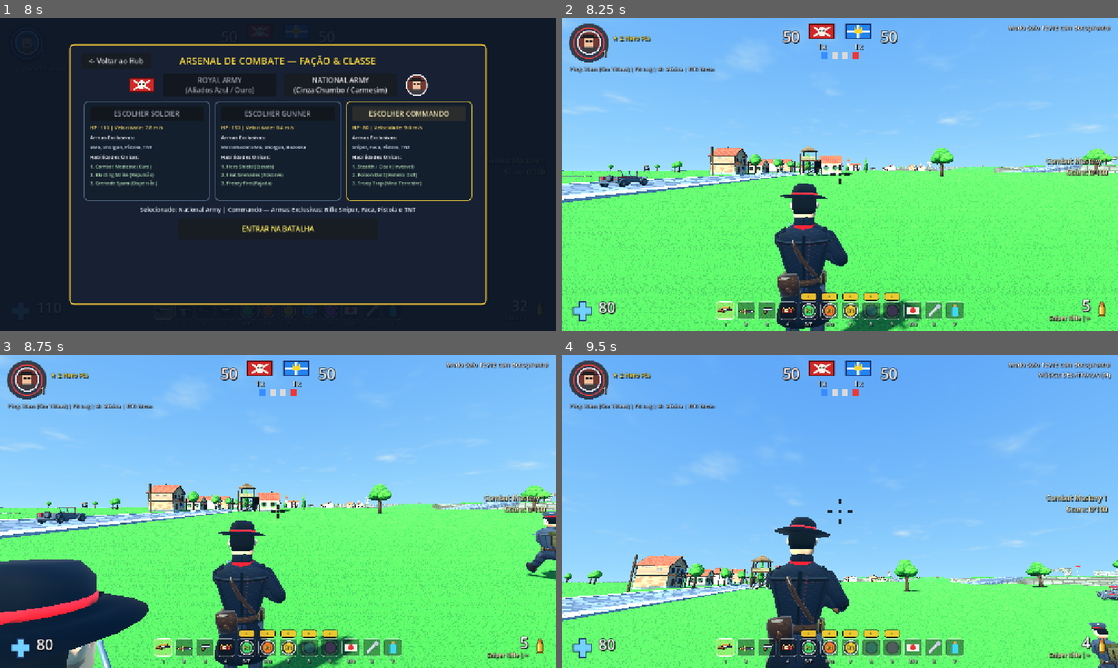
Above: before the commit, frames 1-4 (two rows, left to right).
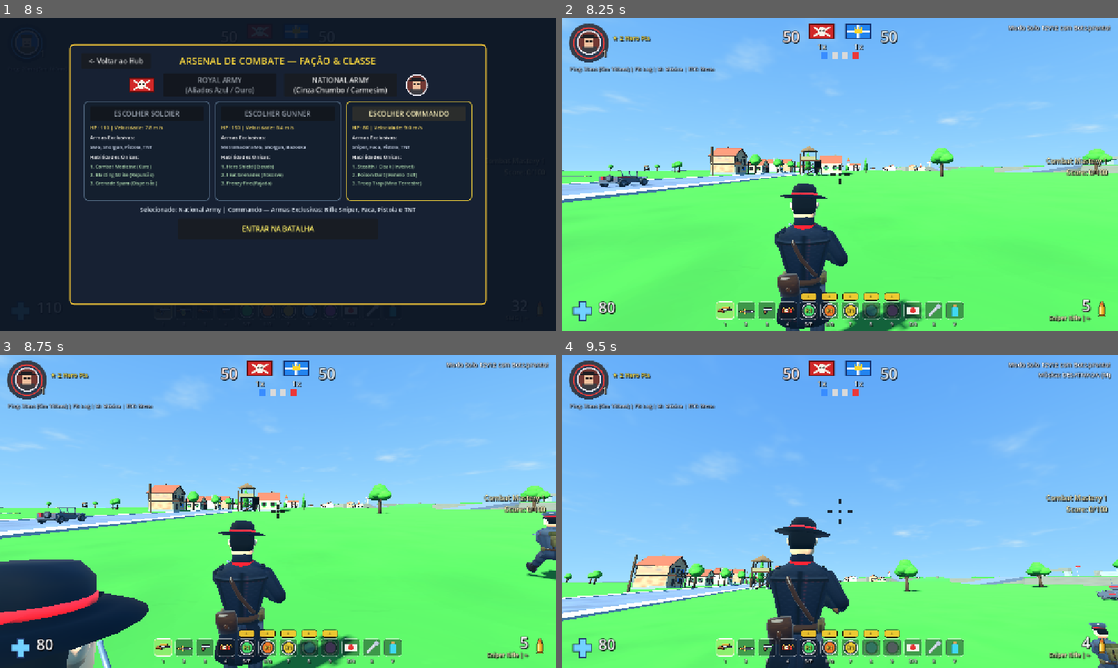
Above: after the commit, the same moments.

Repository: Betololo/WarChampions
Game: Godot game, scene res://scenes/main.tscn
Same seed, same stepped clock (60 frames per second), same inputs: the game is played once before the commit and once after it.
Inputs (mouse positions are in pixels of both pictures, inside the frame that each line leads up to):
- Up to frame 1 (8 s): click "Servidor VPS" at 0.5 s; click "Arsenal & Classes" at 1.25 s; click "<- Voltar ao Hub" at 2 s; click "Simulador de Lag: OFF (0ms)" at 2.75 s; click "Arsenal & Classes" at 3.5 s; click "ROYAL ARMY (Aliados Azul / Ou…" at 4.25 s; click "NATIONAL ARMY (Cinza Chumbo /…" at 5 s; click "ESCOLHER SOLDIER" at 5.75 s; click "ESCOLHER GUNNER" at 6.5 s; click "ESCOLHER COMMANDO" at 7.25 s
- Up to frame 2 (8.25 s): click "ENTRAR NA BATALHA" at 8 s
- Up to frame 3 (8.75 s): no input
- Up to frame 4 (9.5 s): tap Enter at 8.75 s; move the mouse to (867, 511) at 8.77 s; hold W from 8.78 s (still down); tap M at 8.85 s; click (867, 511) at 8.92 s; tap Space at 9.02, 9.32 s

Frame 1 is identical in both runs. In frame 2, 5.2% of the frame differs, in the area x 0-100%, y 41-100%; in frame 3, 4.5%; in frame 4, 2.9%.

Commit message:
fix(vehicles,map,weapons): restore jeep/plane takeoff & handling, macro grass mipmaps, and 1st-shot/crouch precision

Diff:
--- a/entities/characters/hero_character.gd
+++ b/entities/characters/hero_character.gd
@@ -1427,6 +1427,12 @@
 			_body_collision.disabled = (current_vehicle_id >= 0)
 		if hero_camera != null:
 			hero_camera.set_vehicle_mode(current_vehicle_id >= 0)
+			if current_vehicle_id >= 0 and current_seat_index == 0 and is_inside_tree():
+				for v_node in get_tree().get_nodes_in_group("vehicles"):
+					if v_node is VehicleBase and v_node.id == current_vehicle_id and v_node.is_aircraft():
+						hero_camera.yaw = v_node.global_rotation.y
+						hero_camera.pitch = maxf(hero_camera.pitch, 0.06)
+						break
 		if current_vehicle_id < 0 and visual_root != null:
 			visual_root.rotation.x = 0.0
 			visual_root.rotation.z = 0.0
--- a/entities/vehicles/vehicle_base.gd
+++ b/entities/vehicles/vehicle_base.gd
@@ -80,6 +80,11 @@
 	can_sleep = false
 	contact_monitor = true
 	max_contacts_reported = 4
+	if physics_material_override == null:
+		var phys_mat := PhysicsMaterial.new()
+		phys_mat.friction = 0.02
+		phys_mat.bounce = 0.0
+		physics_material_override = phys_mat
 	spawn_transform = global_transform
 
 	_visual_root = Node3D.new()
@@ -196,6 +201,11 @@
 			hero.current_seat_index = s.seat_index
 			hero.is_parachuting = false
 			hero.active_flags &= ~NetSerializer.SNAP_PARACHUTING
+			if is_aircraft() and s.seat_index == 0:
+				hero.aim_yaw = rotation.y
+				if hero.hero_camera != null:
+					hero.hero_camera.yaw = rotation.y
+					hero.hero_camera.pitch = maxf(hero.hero_camera.pitch, 0.06)
 			if hero._body_collision != null:
 				hero._body_collision.disabled = true
 			if hero.hero_camera != null:
@@ -411,17 +421,20 @@
 	var steer_factor: float = 1.0
 	var dir_sign: float = 1.0
 	if not is_tank:
-		if throttle < -0.1 and fwd_speed < -0.5:
+		if throttle < -0.1 and fwd_speed <= 0.1:
 			dir_sign = -1.0
-		steer_factor = clampf(maxf(absf(throttle), absf(fwd_speed) / 3.5), 0.45, 1.0)
+		if absf(throttle) > 0.05 or absf(fwd_speed) > 0.4:
+			steer_factor = clampf(maxf(absf(throttle) * 0.75, absf(fwd_speed) / 4.5), 0.35, 1.0)
+		else:
+			steer_factor = 0.0
 
 	var target_yaw_rate: float = steer * turn_rate * steer_factor * dir_sign
 	angular_velocity.y = lerpf(angular_velocity.y, target_yaw_rate, minf(1.0, 10.0 * delta))
-	angular_velocity.x = lerpf(angular_velocity.x, 0.0, minf(1.0, 10.0 * delta))
-	angular_velocity.z = lerpf(angular_velocity.z, 0.0, minf(1.0, 10.0 * delta))
-
-	rotation.x = lerpf(rotation.x, 0.0, minf(1.0, 6.0 * delta))
-	rotation.z = lerpf(rotation.z, 0.0, minf(1.0, 6.0 * delta))
+	angular_velocity.x = lerpf(angular_velocity.x, 0.0, minf(1.0, 14.0 * delta))
+	angular_velocity.z = lerpf(angular_velocity.z, 0.0, minf(1.0, 14.0 * delta))
+
+	rotation.x = lerpf(rotation.x, 0.0, minf(1.0, 10.0 * delta))
+	rotation.z = lerpf(rotation.z, 0.0, minf(1.0, 10.0 * delta))
 
 	if absf(throttle) > 0.05:
 		if throttle > 0.0:
@@ -499,12 +512,12 @@
 	var step_top_y: float = float(top_hit.get("position", Vector3.ZERO).y)
 	var step_h: float = step_top_y - global_position.y
 
-	# Require valid curb height and ensure vehicle is still below the step top (+0.04 margin)
-	if step_h < 0.06 or step_h > max_step or global_position.y >= step_top_y + 0.04:
+	# Ignore gentle sidewalks (< 0.16m) where wheel spheres already roll up cleanly; boost only taller curbs
+	if step_h < 0.16 or step_h > max_step or global_position.y >= step_top_y + 0.04:
 		return
 
 	# Bounded step lift proportional to step height
-	var target_vy: float = minf(2.8, sqrt(2.0 * 9.8 * step_h) + 0.65)
+	var target_vy: float = minf(2.2, sqrt(2.0 * 9.8 * step_h) + 0.35)
 	linear_velocity.y = maxf(linear_velocity.y, target_vy)
 	linear_velocity += drive_dir * 0.8
 
--- a/entities/vehicles/vehicle_jeep.gd
+++ b/entities/vehicles/vehicle_jeep.gd
@@ -2,11 +2,11 @@
 extends VehicleBase
 
 ## High-speed Recon Jeep: 1 Driver + 2 rear Passengers who fire weapons & skills freely, plus high-speed roadkill!
-const MAX_SPEED: float = 28.0
-const ACCEL: float = 42.0
-const STEER_RATE: float = 3.2
-const LATERAL_GRIP: float = 13.0
-const IDLE_DRAG: float = 4.0
+const MAX_SPEED: float = 27.0
+const ACCEL: float = 40.0
+const STEER_RATE: float = 2.25
+const LATERAL_GRIP: float = 14.0
+const IDLE_DRAG: float = 4.2
 
 
 func _setup_vehicle_stats_and_seats() -> void:
--- a/entities/vehicles/vehicle_plane.gd
+++ b/entities/vehicles/vehicle_plane.gd
@@ -22,13 +22,22 @@
 
 
 func _build_vehicle_mesh() -> void:
-	# Slender lower fuselage collider (leaving open cockpit bay y > 0.98m unobstructed)
+	# Slender lower fuselage collider with elevated belly clearance so nose-up takeoff pitch never snags the tail
 	var col_fuse := CollisionShape3D.new()
 	var box_fuse := BoxShape3D.new()
-	box_fuse.size = Vector3(1.05, 0.72, 5.6)
+	box_fuse.size = Vector3(1.05, 0.58, 5.4)
 	col_fuse.shape = box_fuse
-	col_fuse.position = Vector3(0.0, 0.62, 0.0)
+	col_fuse.position = Vector3(0.0, 0.72, 0.0)
 	add_child(col_fuse)
+
+	# 3-point tricycle landing gear spheres for smooth low-drag runway roll & rotation
+	for gear_pos in [Vector3(0.0, 0.28, -1.65), Vector3(-0.85, 0.28, 0.35), Vector3(0.85, 0.28, 0.35)]:
+		var col_gear := CollisionShape3D.new()
+		var sph_gear := SphereShape3D.new()
+		sph_gear.radius = 0.28
+		col_gear.shape = sph_gear
+		col_gear.position = gear_pos
+		add_child(col_gear)
 
 	# Thin wings collider
 	var col_wings := CollisionShape3D.new()
@@ -53,19 +62,30 @@
 
 		var forward: Vector3 = -global_transform.basis.z.normalized()
 		var cur_speed: float = clampf(linear_velocity.length(), 0.0, MAX_FLIGHT_SPEED)
-		cur_speed = lerpf(cur_speed, target_speed, 2.2 * delta)
+		cur_speed = lerpf(cur_speed, target_speed, 2.6 * delta)
 
-		# Smoothly steer plane attitude toward pilot aim_yaw & aim_pitch
+		# Support both mouse aim pitch/yaw AND Space (climb) / Crouch (dive) / A-D (roll)
+		var climb_input: float = (0.34 if cmd.has_button(InputCmd.BTN_JUMP) else 0.0) - (0.30 if cmd.has_button(InputCmd.BTN_CROUCH) else 0.0)
 		var target_yaw: float = cmd.aim_yaw
-		var target_pitch: float = clampf(cmd.aim_pitch, -0.75, 0.75)
+		var target_pitch: float = clampf(cmd.aim_pitch + climb_input, -0.75, 0.75)
+
+		# Automatic aerodynamic liftoff once past takeoff speed on runway (unless deliberately diving)
+		var near_runway: bool = global_position.y < 6.5
+		if near_runway and cur_speed >= TAKEOFF_SPEED and target_pitch > -0.15:
+			target_pitch = maxf(target_pitch, 0.18)
+
+		var airborne: bool = cur_speed >= TAKEOFF_SPEED or global_position.y >= 4.2
 		var yaw_diff: float = wrapf(target_yaw - rotation.y, -PI, PI)
-		var bank_roll: float = clampf(-yaw_diff * 1.4 - cmd.move_dir.x * 0.7, -0.85, 0.85)
+		var yaw_rate: float = 2.8 if airborne else 1.15
+		var bank_roll: float = clampf(-yaw_diff * 1.4 - cmd.move_dir.x * 0.7, -0.85, 0.85) if airborne else 0.0
 
-		rotation.y = lerp_angle(rotation.y, target_yaw, 2.8 * delta)
-		rotation.x = lerpf(rotation.x, target_pitch, 3.2 * delta)
-		rotation.z = lerpf(rotation.z, bank_roll, 4.0 * delta)
+		rotation.y = lerp_angle(rotation.y, target_yaw, yaw_rate * delta)
+		rotation.x = lerpf(rotation.x, target_pitch, 3.4 * delta)
+		rotation.z = lerpf(rotation.z, bank_roll, 4.2 * delta)
 
 		var lift_y: float = 0.0 if cur_speed >= TAKEOFF_SPEED else -4.0
+		if near_runway and cur_speed >= TAKEOFF_SPEED and target_pitch > -0.10:
+			lift_y = clampf((cur_speed - TAKEOFF_SPEED) * 0.35 + 1.4, 1.4, 4.5)
 		linear_velocity = forward * cur_speed + Vector3(0.0, lift_y, 0.0)
 		angular_velocity = Vector3.ZERO
 
--- a/entities/weapons/hitscan_weapon.gd
+++ b/entities/weapons/hitscan_weapon.gd
@@ -24,7 +24,7 @@
 
 	var is_aiming: bool = cmd.has_button(InputCmd.BTN_AIM)
 	var has_frenzy: bool = owner_hero.status_effects != null and owner_hero.status_effects.has_method("has_frenzy_fire") and owner_hero.status_effects.has_frenzy_fire()
-	var spread_mult: float = get_current_spread_mult(is_aiming, has_frenzy)
+	var spread_mult: float = get_current_spread_mult(is_aiming, has_frenzy, owner_hero.is_crouching)
 
 	var dmg_mult: float = 1.0
 	if is_sniper and owner_hero.status_effects != null and owner_hero.status_effects.has_method("get_piercing_shot_mult"):
--- a/entities/weapons/weapon_base.gd
+++ b/entities/weapons/weapon_base.gd
@@ -297,21 +297,23 @@
 	return _was_first_shot or _burst_bloom <= 0.05
 
 
-func get_current_spread_mult(is_aiming: bool = false, has_frenzy_fire: bool = false) -> float:
+func get_current_spread_mult(is_aiming: bool = false, has_frenzy_fire: bool = false, is_crouching: bool = false) -> float:
+	var crouch_mult: float = 0.55 if is_crouching else 1.0
 	if pellet_count > 1:
-		return 1.0
+		return 1.0 * crouch_mult
 	if is_sniper and is_aiming:
 		return 0.0
-	# Automatic weapons (SMG / MG) ALWAYS carry real bullet spread and ramp up during sustained fire
+	# First shot (and fully settled tap-fire) is always 100% pinpoint across all non-pellet weapons
+	if is_first_shot():
+		return 0.0
+	# Automatic weapons (SMG / MG) ramp up genuine bullet spread during sustained fire
 	if is_automatic:
 		var auto_mult: float = lerpf(0.70, 1.85, _burst_bloom)
 		if weapon_kind == WeaponKind.MG and has_frenzy_fire:
 			auto_mult *= 0.45
-		return auto_mult
-	# Semi-auto / bolt precision weapons (Pistol, Sniper) are 100% pinpoint once spread resets
-	if is_first_shot():
-		return 0.0
-	return lerpf(0.25, 1.0, _burst_bloom)
+		return auto_mult * crouch_mult
+	# Semi-auto / bolt follow-up shots before bloom settles
+	return lerpf(0.25, 1.0, _burst_bloom) * crouch_mult
 
 
 func reset_weapon() -> void:
--- a/maps/map_seaside_frontline.gd
+++ b/maps/map_seaside_frontline.gd
@@ -367,7 +367,7 @@
 	terrain_mi.name = "TerrainMesh"
 	terrain_mi.mesh = terrain_mesh
 	terrain_mi.cast_shadow = GeometryInstance3D.SHADOW_CASTING_SETTING_OFF
-	var terrain_mat: StandardMaterial3D = CartoonAssets.make_standard_material("grass", Color.WHITE, Vector2(120, 90))
+	var terrain_mat: StandardMaterial3D = CartoonAssets.make_standard_material("grass", Color.WHITE, Vector2(1.0, 1.0))
 	terrain_mat.vertex_color_use_as_albedo = true
 	terrain_mat.transparency = BaseMaterial3D.TRANSPARENCY_DISABLED
 	terrain_mi.material_override = terrain_mat
@@ -897,11 +897,11 @@
 	_spawn_vehicle(vehicles_parent, VehicleTank.new(), -1, Vector3(0.0, 3.2, -165.0), PI)
 	_spawn_vehicle(vehicles_parent, VehicleJeep.new(), -1, Vector3(0.0, 3.0, 260.0), 0.0)
 
-	# Air Vehicles (2 Fighter Planes parked ready on each 220m Spawn Runway!)
-	_spawn_vehicle(vehicles_parent, VehiclePlane.new(), NetworkManager.TEAM_ROYAL, Vector3(-562.0, 2.65, -90.0), -PI * 0.5)
-	_spawn_vehicle(vehicles_parent, VehiclePlane.new(), NetworkManager.TEAM_ROYAL, Vector3(-528.0, 2.65, -90.0), -PI * 0.5)
-	_spawn_vehicle(vehicles_parent, VehiclePlane.new(), NetworkManager.TEAM_NATIONAL, Vector3(562.0, 2.65, 105.0), PI * 0.5)
-	_spawn_vehicle(vehicles_parent, VehiclePlane.new(), NetworkManager.TEAM_NATIONAL, Vector3(528.0, 2.65, 105.0), PI * 0.5)
+	# Air Vehicles (2 Fighter Planes staggered cleanly across lanes on each 220m Spawn Runway!)
+	_spawn_vehicle(vehicles_parent, VehiclePlane.new(), NetworkManager.TEAM_ROYAL, Vector3(-566.0, 2.65, -95.2), -PI * 0.5)
+	_spawn_vehicle(vehicles_parent, VehiclePlane.new(), NetworkManager.TEAM_ROYAL, Vector3(-536.0, 2.65, -84.8), -PI * 0.5)
+	_spawn_vehicle(vehicles_parent, VehiclePlane.new(), NetworkManager.TEAM_NATIONAL, Vector3(566.0, 2.65, 110.2), PI * 0.5)
+	_spawn_vehicle(vehicles_parent, VehiclePlane.new(), NetworkManager.TEAM_NATIONAL, Vector3(536.0, 2.65, 99.8), PI * 0.5)
 
 	# Water Vehicles (6 Patrol Boats moored closely beside all 3 Harbor Piers over deep sea Z > 542!)
 	_spawn_vehicle(vehicles_parent, VehicleBoat.new(), NetworkManager.TEAM_ROYAL, Vector3(-376.0, -0.15, 562.0), PI)
--- a/tests/test_runner.gd
+++ b/tests/test_runner.gd
@@ -32,6 +32,7 @@
 	_test_smooth_sync_packet_sequencing_and_menus()
 	await _test_step_climb_vehicle_arcade_and_roadkill()
 	_test_phase4_spread_and_optimization()
+	await _test_phase5_vehicles_grass_and_precision()
 	_test_scene_compile_and_load()
 	print("Results: %d passed, %d failed" % [_passed, _failed])
 	get_tree().quit(0 if _failed == 0 else 1)
@@ -2394,7 +2395,7 @@
 			hero.hero_camera._process(1.0 / 60.0)
 
 		var cur_vis_x: float = hero.visual_root.global_position.x
-		if cur_vis_x <= prev_vis_x:
+		if frame > 0 and cur_vis_x <= prev_vis_x:
 			subframe_moved = false
 		prev_vis_x = cur_vis_x
 
@@ -3083,3 +3084,150 @@
 	main_inst.set_loading_state(false)
 	_assert(not main_inst.is_loading_visible(), "MainGame LoadingOverlay hides cleanly")
 	main_inst.queue_free()
+
+
+func _test_phase5_vehicles_grass_and_precision() -> void:
+	# 1. Weapon 1st-shot pinpoint accuracy across automatic weapons + crouch spread reduction
+	var smg := WeaponBase.new()
+	smg.configure(null, WeaponBase.WeaponKind.SMG, NetworkManager.ARCHETYPE_BALANCED)
+	var mg := WeaponBase.new()
+	mg.configure(null, WeaponBase.WeaponKind.MG, NetworkManager.ARCHETYPE_BALANCED)
+	var sg := WeaponBase.new()
+	sg.configure(null, WeaponBase.WeaponKind.SHOTGUN, NetworkManager.ARCHETYPE_BALANCED)
+
+	var fire_cmd := InputCmd.new()
+	fire_cmd.set_button(InputCmd.BTN_FIRE, true)
+	var idle_cmd := InputCmd.new()
+
+	_assert(smg.try_consume_fire(fire_cmd) and absf(smg.get_current_spread_mult(false, false, false)) < 0.0001, "Automatic SMG 1st shot has exact 0.0 spread")
+	_assert(mg.try_consume_fire(fire_cmd) and absf(mg.get_current_spread_mult(false, false, false)) < 0.0001, "Automatic MG 1st shot has exact 0.0 spread")
+	var base_aim := Vector3(0.0, 0.0, -1.0)
+	var smg_first_dir: Vector3 = smg.apply_spread(base_aim, smg.get_current_spread_mult(false, false, false))
+	_assert(base_aim.angle_to(smg_first_dir) < 0.0001, "SMG 1st shot hits dead-center on crosshair aim ray")
+
+	for _shot in range(5):
+		smg.step_timers(smg.fire_interval, idle_cmd)
+		smg.try_consume_fire(fire_cmd)
+		mg.step_timers(mg.fire_interval, idle_cmd)
+		mg.try_consume_fire(fire_cmd)
+
+	var smg_stand: float = smg.get_current_spread_mult(false, false, false)
+	var smg_crouch: float = smg.get_current_spread_mult(false, false, true)
+	var mg_stand: float = mg.get_current_spread_mult(false, false, false)
+	var mg_crouch: float = mg.get_current_spread_mult(false, false, true)
+	var sg_stand: float = sg.get_current_spread_mult(false, false, false)
+	var sg_crouch: float = sg.get_current_spread_mult(false, false, true)
+	_assert(smg_stand > 0.50 and mg_stand > 0.50, "Sustained SMG/MG fire ramps bullet spread (smg=%.2f, mg=%.2f)" % [smg_stand, mg_stand])
+	_assert(smg_crouch < smg_stand * 0.70 and mg_crouch < mg_stand * 0.70 and sg_crouch < sg_stand * 0.70, "Crouching tightens spread across SMG (%.2f<%.2f), MG (%.2f<%.2f), and Shotgun (%.2f<%.2f)" % [smg_crouch, smg_stand, mg_crouch, mg_stand, sg_crouch, sg_stand])
+	smg.free()
+	mg.free()
+	sg.free()
+
+	# 2. Grass texture mipmaps, anisotropic filter & non-micro UV scale
+	var grass_tex: ImageTexture = CartoonAssets.get_texture("grass")
+	var grass_img: Image = grass_tex.get_image()
+	_assert(grass_tex.get_width() >= 256 and grass_img != null and grass_img.has_mipmaps(), "Grass texture is >=256px and generates hardware mipmaps")
+
+	var p5_map := MapSeasideFrontline.new()
+	var p5_conq := ConquestManager.new()
+	var p5_vehs := Node3D.new()
+	p5_vehs.name = "Phase5Vehs"
+	add_child(p5_vehs)
+	add_child(p5_conq)
+	add_child(p5_map)
+	p5_map.build_map(p5_conq, p5_vehs, {})
+
+	var terrain_mi: MeshInstance3D = p5_map.get_node_or_null("SculptedTerrain/TerrainMesh") as MeshInstance3D
+	var terrain_mat: StandardMaterial3D = terrain_mi.material_override as StandardMaterial3D if terrain_mi != null else null
+	_assert(
+		terrain_mat != null and terrain_mat.uv1_scale.x <= 2.0 and terrain_mat.uv1_scale.y <= 2.0 and terrain_mat.texture_filter == BaseMaterial3D.TEXTURE_FILTER_LINEAR_WITH_MIPMAPS_ANISOTROPIC,
+		"TerrainMesh uses macro grass UV scale (<=2.0) and anisotropic mipmaps"
+	)
+
+	# 3. VehiclePlane staggered spawns & effortless takeoff (neutral aim_pitch=0.0 & Space climb)
+	var plane_a: VehiclePlane = null
+	var plane_b: VehiclePlane = null
+	var jeep_a: VehicleJeep = null
+	for v in p5_map.spawned_vehicles:
+		if v is VehiclePlane and v.team == NetworkManager.TEAM_ROYAL:
+			if plane_a == null:
+				plane_a = v as VehiclePlane
+			else:
+				plane_b = v as VehiclePlane
+		elif v is VehicleJeep and v.team == NetworkManager.TEAM_ROYAL and jeep_a == null:
+			jeep_a = v as VehicleJeep
+
+	_assert(
+		plane_a != null and plane_b != null and absf(plane_a.global_position.z - plane_b.global_position.z) >= 8.0,
+		"Royal runway planes spawn in staggered parallel lanes (dz=%.1fm >= 8m)" % (absf(plane_a.global_position.z - plane_b.global_position.z) if plane_a != null and plane_b != null else 0.0)
+	)
+	_assert(
+		jeep_a != null and jeep_a.physics_material_override != null and jeep_a.physics_material_override.friction <= 0.05 and plane_a.physics_material_override.friction <= 0.05,
+		"Vehicles configure low-friction PhysicsMaterial (<= 0.05) for smooth rolling"
+	)
+
+	var pilot := HeroCharacter.new()
+	pilot.setup_identity(811, "Phase5Pilot", NetworkManager.TEAM_ROYAL, 0, 0, false, false)
+	add_child(pilot)
+	plane_a.try_enter_hero(pilot)
+
+	var j_driver := HeroCharacter.new()
+	j_driver.setup_identity(812, "Phase5JeepDriver", NetworkManager.TEAM_ROYAL, 0, 0, false, false)
+	add_child(j_driver)
+	jeep_a.try_enter_hero(j_driver)
+
+	await get_tree().physics_frame
+	var plane_start_y: float = plane_a.global_position.y
+	var p_heroes: Dictionary = {811: pilot, 812: j_driver}
+	for tick in range(75):
+		var p_cmd := InputCmd.new()
+		p_cmd.move_dir = Vector2(0.0, -1.0)
+		p_cmd.aim_yaw = -PI * 0.5
+		p_cmd.aim_pitch = 0.0 # Neutral horizon camera pitch
+		pilot.latest_server_input = p_cmd
+		plane_a.step_vehicle_server(1.0 / 60.0, p_heroes, {"heroes_by_id": p_heroes})
+
+		var jc := InputCmd.new()
+		jc.move_dir = Vector2(-0.5 if tick > 45 else 0.0, -1.0)
+		j_driver.latest_server_input = jc
+		jeep_a.step_vehicle_server(1.0 / 60.0, p_heroes, {"heroes_by_id": p_heroes})
+		await get_tree().physics_frame
+
+	_assert(
+		plane_a.global_position.y >= plane_start_y + 3.0 and plane_a.linear_velocity.length() > 30.0,
+		"VehiclePlane takes off cleanly with neutral aim_pitch=0 (dy=%.2fm, spd=%.1f)" % [plane_a.global_position.y - plane_start_y, plane_a.linear_velocity.length()]
+	)
+	_assert(
+		jeep_a.linear_velocity.length() >= 15.0 and absf(jeep_a.rotation.x) < 0.25 and absf(jeep_a.rotation.z) < 0.25,
+		"VehicleJeep accelerates & corners onto road/curbs cleanly without stalling or flipping (spd=%.1f)" % jeep_a.linear_velocity.length()
+	)
+
+	# Also verify Space (BTN_JUMP) climbs strongly on second plane
+	var pilot2 := HeroCharacter.new()
+	pilot2.setup_identity(813, "Phase5Pilot2", NetworkManager.TEAM_ROYAL, 0, 0, false, false)
+	add_child(pilot2)
+	plane_b.try_enter_hero(pilot2)
+	await get_tree().physics_frame
+	var p2_start_y: float = plane_b.global_position.y
+	p_heroes[813] = pilot2
+	for _t in range(75):
+		var p2_cmd := InputCmd.new()
+		p2_cmd.move_dir = Vector2(0.0, -1.0)
+		p2_cmd.aim_yaw = -PI * 0.5
+		p2_cmd.aim_pitch = 0.0
+		p2_cmd.set_button(InputCmd.BTN_JUMP, true)
+		pilot2.latest_server_input = p2_cmd
+		plane_b.step_vehicle_server(1.0 / 60.0, p_heroes, {"heroes_by_id": p_heroes})
+		await get_tree().physics_frame
+
+	_assert(
+		plane_b.global_position.y >= p2_start_y + 6.0,
+		"VehiclePlane Space (BTN_JUMP) climbs high cleanly (dy=%.2fm)" % (plane_b.global_position.y - p2_start_y)
+	)
+
+	pilot.queue_free()
+	pilot2.queue_free()
+	j_driver.queue_free()
+	p5_map.queue_free()
+	p5_conq.queue_free()
+	p5_vehs.queue_free()
--- a/ui/hud_controller.gd
+++ b/ui/hud_controller.gd
@@ -1020,14 +1020,14 @@
 		var speed_horiz: float = Vector2(_local_hero.velocity.x, _local_hero.velocity.z).length()
 		var move_bloom: float = clampf(speed_horiz / 8.0, 0.0, 1.5) * 6.0
 		var air_bloom: float = 6.0 if (not _local_hero.is_on_floor() and _local_hero.current_vehicle_id < 0) else 0.0
-		var crouch_bonus: float = -1.5 if _local_hero.is_crouching else 0.0
+		var crouch_bonus: float = -2.0 if _local_hero.is_crouching else 0.0
 		var weapon_spread_bonus: float = 0.0
 		if not _local_hero.weapons.is_empty():
 			var w_slot: int = clampi(_local_hero.selected_weapon_slot, 0, _local_hero.weapons.size() - 1)
 			var active_w: WeaponBase = _local_hero.weapons[w_slot] as WeaponBase
 			if active_w != null:
 				var has_frenzy: bool = _local_hero.status_effects != null and _local_hero.status_effects.has_method("has_frenzy_fire") and _local_hero.status_effects.has_frenzy_fire()
-				weapon_spread_bonus = clampf(active_w.spread_rad * active_w.get_current_spread_mult(is_scoped, has_frenzy) * 140.0, 0.0, 9.0)
+				weapon_spread_bonus = clampf(active_w.spread_rad * active_w.get_current_spread_mult(is_scoped, has_frenzy, _local_hero.is_crouching) * 140.0, 0.0, 9.0)
 		var recoil_bloom: float = _crosshair_bloom + _local_hero._weapon_recoil_anim * 5.0
 		var target_spread: float = clampf(6.0 + weapon_spread_bonus + move_bloom + air_bloom + crouch_bonus + recoil_bloom, 4.0, 28.0)
 		_crosshair_spread_px = lerpf(_crosshair_spread_px, target_spread, minf(1.0, 18.0 * delta))
--- a/vfx_shaders/cartoon_assets.gd
+++ b/vfx_shaders/cartoon_assets.gd
@@ -11,6 +11,11 @@
 	if _cache.has(key):
 		return _cache[key]
 	var tex: ImageTexture = _generate_texture(key)
+	if tex != null and not (key.begins_with("icon_") or key.begins_with("flag_") or key.begins_with("portrait_")):
+		var img: Image = tex.get_image()
+		if img != null and not img.has_mipmaps():
+			img.generate_mipmaps()
+			tex = ImageTexture.create_from_image(img)
 	_cache[key] = tex
 	return tex
 
@@ -20,7 +25,7 @@
 	mat.albedo_color = tint
 	mat.albedo_texture = get_texture(tex_key)
 	mat.uv1_scale = Vector3(uv_scale.x, uv_scale.y, 1.0)
-	mat.texture_filter = BaseMaterial3D.TEXTURE_FILTER_LINEAR_WITH_MIPMAPS
+	mat.texture_filter = BaseMaterial3D.TEXTURE_FILTER_LINEAR_WITH_MIPMAPS_ANISOTROPIC
 	mat.roughness = roughness
 	return mat
 
@@ -189,14 +194,53 @@
 
 
 static func _tex_grass() -> ImageTexture:
-	var img := _new_img(128, 128, Color(0.26, 0.66, 0.24))
+	var size: int = 256
+	var img := _new_img(size, size, Color(0.27, 0.65, 0.24))
 	var rng := RandomNumberGenerator.new()
 	rng.seed = 101
-	for _i in range(280):
-		var x: int = rng.randi_range(0, 120)
-		var y: int = rng.randi_range(0, 120)
-		var col := Color(0.32, 0.74, 0.26) if rng.randf() > 0.5 else Color(0.20, 0.56, 0.20)
-		_draw_rect(img, x, y, rng.randi_range(4, 10), rng.randi_range(2, 5), col)
+	# Soft painterly seamless meadow washes (low contrast + radial wrap prevents micro-blocks & distance moire)
+	for _i in range(42):
+		var cx: float = rng.randf_range(0.0, float(size))
+		var cy: float = rng.randf_range(0.0, float(size))
+		var rx: float = rng.randf_range(26.0, 56.0)
+		var ry: float = rng.randf_range(22.0, 48.0)
+		var col: Color = Color(0.31, 0.70, 0.26) if rng.randf() > 0.45 else Color(0.22, 0.57, 0.21)
+		var max_r: float = maxf(rx, ry)
+		var y0: int = int(floor(cy - ry))
+		var y1: int = int(ceil(cy + ry))
+		var x0: int = int(floor(cx - rx))
+		var x1: int = int(ceil(cx + rx))
+		for py in range(y0, y1 + 1):
+			var wy: int = posmod(py, size)
+			var dy: float = (float(py) - cy) / maxf(1.0, ry)
+			var dy2: float = dy * dy
+			if dy2 >= 1.0:
+				continue
+			for px in range(x0, x1 + 1):
+				var wx: int = posmod(px, size)
+				var dx: float = (float(px) - cx) / maxf(1.0, rx)
+				var d2: float = dx * dx + dy2
+				if d2 >= 1.0:
+					continue
+				var w: float = (1.0 - d2)
+				var alpha: float = w * w * 0.22
+				var cur: Color = img.get_pixel(wx, wy)
+				img.set_pixel(wx, wy, cur.lerp(col, alpha))
+	# Delicate painted blade wisps so close grass looks organic without high-frequency grid aliasing
+	for _b in range(96):
+		var bx: float = rng.randf_range(0.0, float(size))
+		var by: float = rng.randf_range(0.0, float(size))
+		var b_len: float = rng.randf_range(6.0, 12.0)
+		var tilt: float = rng.randf_range(-0.35, 0.35)
+		var b_col: Color = Color(0.33, 0.73, 0.27) if rng.randf() > 0.5 else Color(0.21, 0.54, 0.19)
+		var steps: int = int(b_len)
+		for s in range(steps):
+			var t: float = float(s) / float(maxi(1, steps))
+			var sx: int = posmod(int(round(bx + tilt * float(s))), size)
+			var sy: int = posmod(int(round(by - float(s))), size)
+			var cur_p: Color = img.get_pixel(sx, sy)
+			img.set_pixel(sx, sy, cur_p.lerp(b_col, 0.16 * (1.0 - t * 0.6)))
+	img.generate_mipmaps()
 	return ImageTexture.create_from_image(img)
 
 
